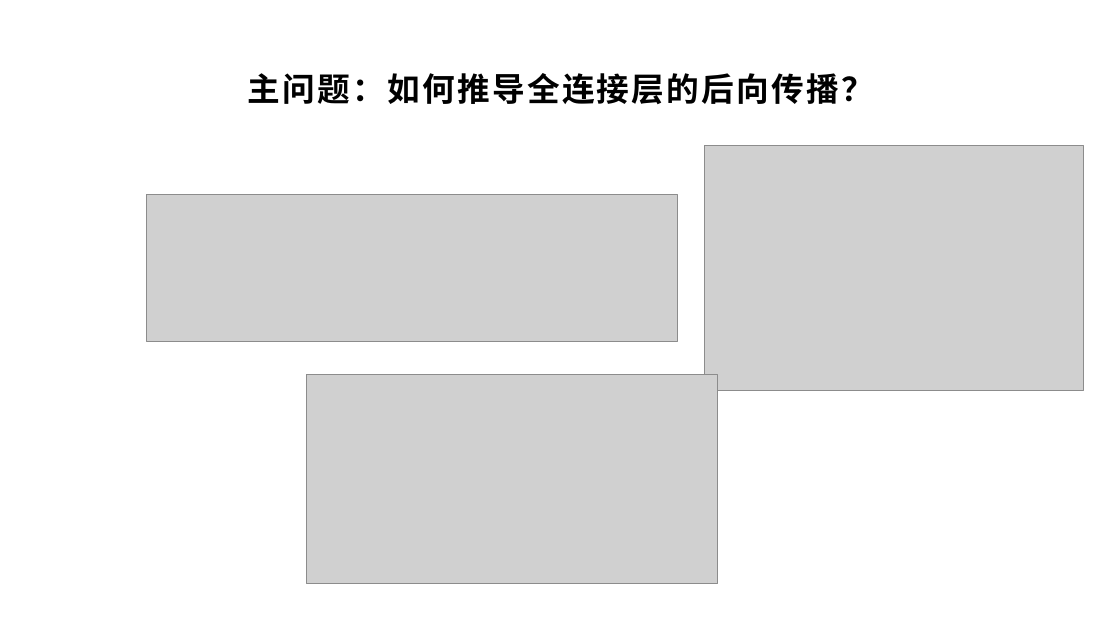
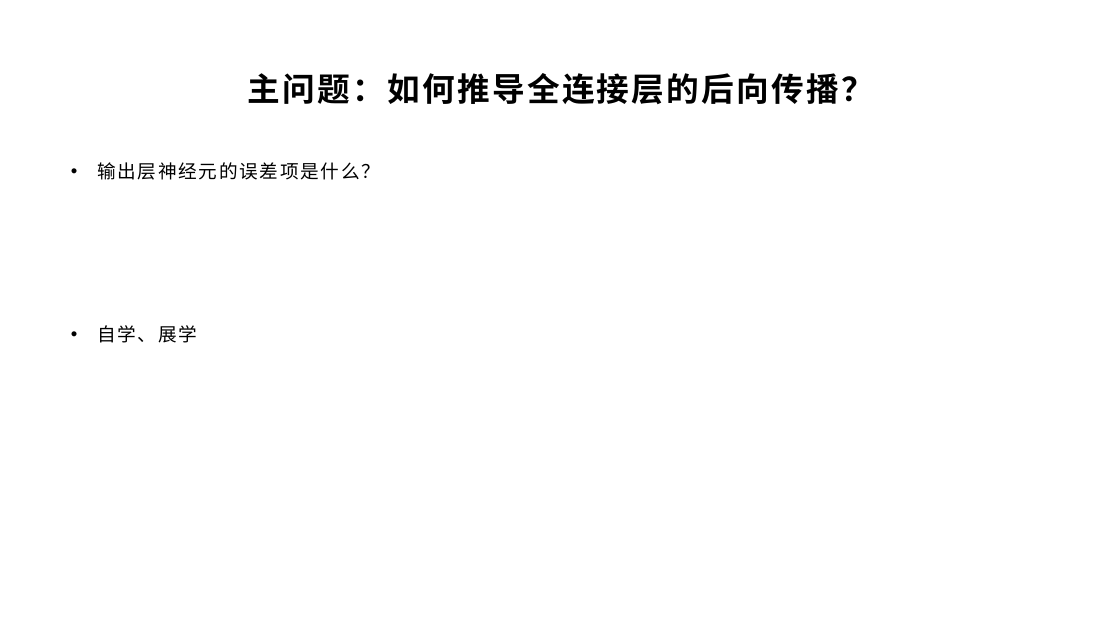
Before and after one commit to yyc-git/DeepLearningEdu, a slide deck: slide 12 of lessons/3_derivation_3/ppt/全连接层的前向和后向传播推导（下）.pptx (slide 11 before the commit). Drawn at 1120x630 pixels with LibreOffice and Linux fonts; fonts in the diff are those of the drawing; grey boxes stand for pictures; background and template pictures are left out. Boxes give left, top, right and bottom in pixels: in the first picture for what was removed or moved away, otherwise in the second. Text is boxed around its words. In the diff, an @@ line names an element or a change of style, - is before the commit and + after.

```diff
--- a/lessons/3_derivation_3/ppt/全连接层的前向和后向传播推导（下）.pptx
+++ b/lessons/3_derivation_3/ppt/全连接层的前向和后向传播推导（下）.pptx
@@ picture removed at <box>704,145,1083,391</box> @@
@@ text added at <box>97,162,380,343</box>, 16 pt, text #000000 @@
+• 输出层神经元的误差项是什么？
+• 自学、展学
@@ picture removed at <box>147,195,678,342</box> @@
@@ picture removed at <box>307,375,718,584</box> @@
```
Also in this commit, not shown: 18 other slides changed, 3 slides added, 1 slide removed, 1 other file.
